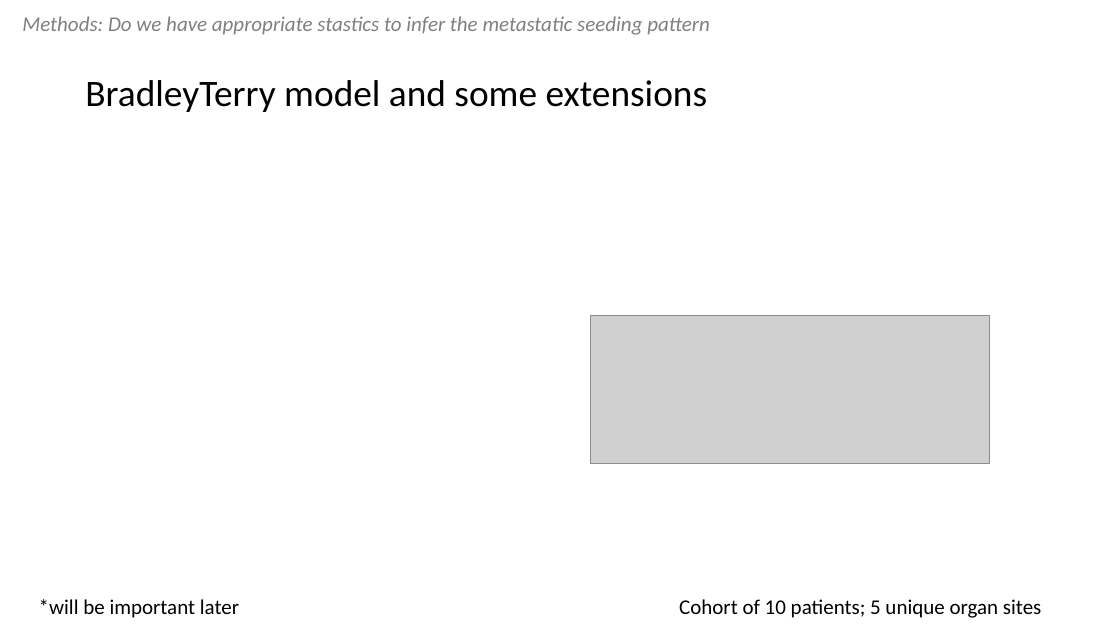
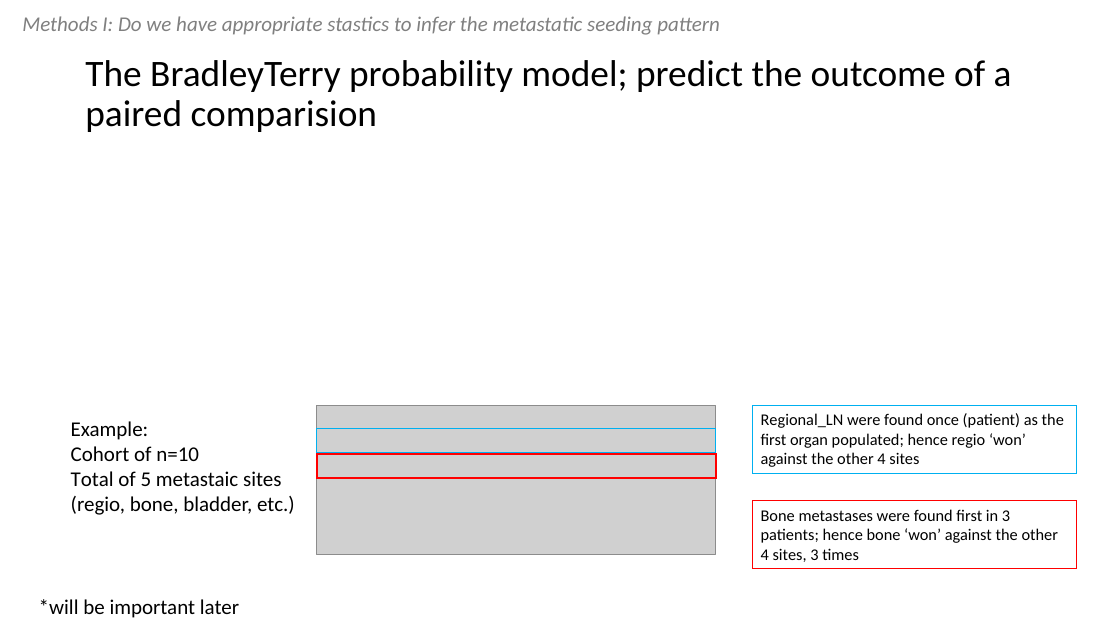
Before and after one commit to chris-kreitzer/Tropism-Timing, a slide deck: slide 5 of Tropism_Timing.pptx (slide 4 before the commit). Drawn at 1120x630 pixels with LibreOffice and Linux fonts; fonts in the diff are those of the drawing; grey boxes stand for pictures. Boxes give left, top, right and bottom in pixels: in the first picture for what was removed or moved away, otherwise in the second. Text is boxed around its words. In the diff, an @@ line names an element or a change of style, - is before the commit and + after.

Commit message:
updated ppt

```diff
--- a/Tropism_Timing.pptx
+++ b/Tropism_Timing.pptx
@@ text at (22, 16, 720, 35): text changed @@
-Methods: Do we have appropriate stastics to infer the metastatic seeding pattern
+Methods I: Do we have appropriate stastics to infer the metastatic seeding pattern
@@ title at (85, 60, 1012, 132): text changed @@
-BradleyTerry model and some extensions
+The BradleyTerry probability model; predict the outcome of a paired comparision
@@ picture: place and size @@
-picture at (591, 315, 990, 464)
+picture at (317, 406, 716, 555)
@@ rectangle added at (753, 405, 1077, 473), outline #00B0F0 0.75 pt, 14 pt, text #000000 @@
+Regional_LN were found once (patient) as the first organ populated; hence regio ‘won’ against the other 4 sites
@@ text added at (71, 421, 295, 515), 18 pt, text #000000 @@
+Example:
+Cohort of n=10
+Total of 5 metastaic sites
+(regio, bone, bladder, etc.)
@@ rectangle added at (317, 429, 716, 453), outline #00B0F0 1 pt @@
@@ rectangle added at (317, 454, 716, 478), outline #FF0000 1.5 pt @@
@@ rectangle added at (753, 501, 1077, 569), outline #FF0000 0.75 pt, 14 pt, text #000000 @@
+Bone metastases were found first in 3 patients; hence bone ‘won’ against the other 4 sites, 3 times
@@ text removed at (679, 599, 1041, 618) @@
-Cohort of 10 patients; 5 unique organ sites
```
Also in this commit, not shown: 8 other slides changed, 5 slides added, 3 slides removed.
